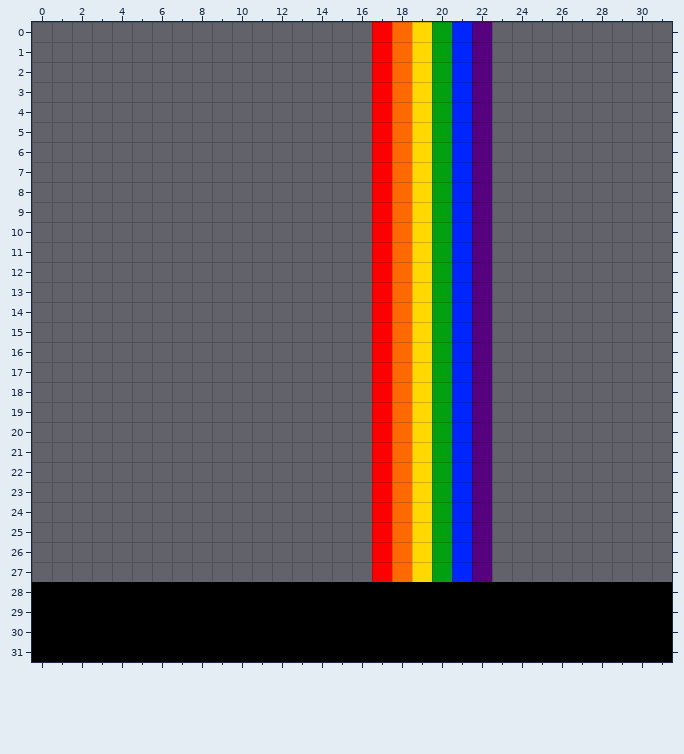
Tiled map -- Color Quest/Color Quest/assets/TileMaps/ColorWall.tmx. Above: the version before the commit.
Cells are 32x32 px. Shown: x 0..31, y 0..31.
Now the later version:
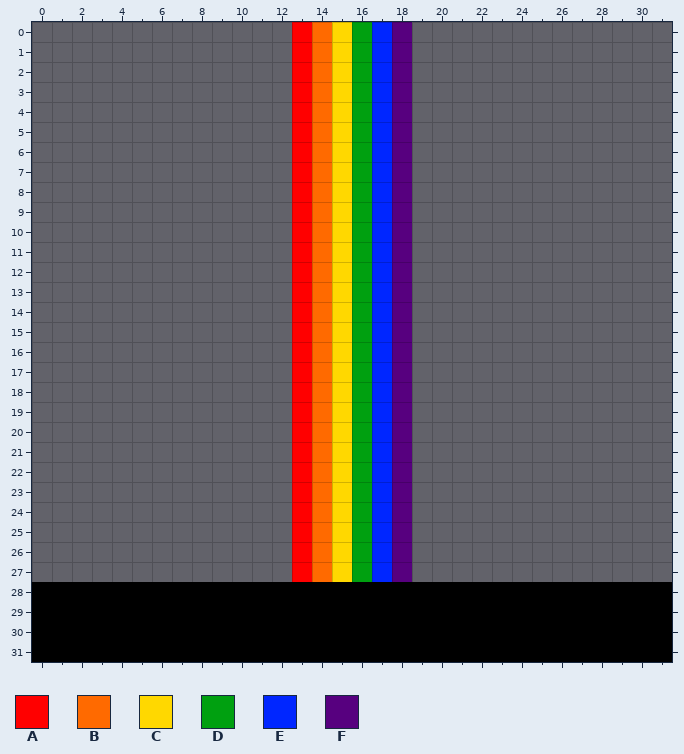
Key: from "ColorQuestTileSheet_1": A 128, B 192, C 256, D 320, E 384, F 448.
_ is an empty cell.
Tiles replaced or removed in this view: A, B, C, D, E, F.
Commit: Updated ColorWall Got the Tilemaps to work.
Changes in this commit:
Changed rows in their new state; . is an unchanged cell.
Layer "Yellow_Barrier":
first column x 15:
 0 C..._
 1 C..._
 2 C..._
 3 C..._
 4 C..._
 5 C..._
 6 C..._
 7 C..._
 8 C..._
 9 C..._
10 C..._
11 C..._
12 C..._
13 C..._
14 C..._
15 C..._
16 C..._
17 C..._
18 C..._
19 C..._
20 C..._
21 C..._
22 C..._
23 C..._
24 C..._
25 C..._
26 C..._
27 C..._
Layer "Green_Barrier":
first column x 16:
 0 D..._
 1 D..._
 2 D..._
 3 D..._
 4 D..._
 5 D..._
 6 D..._
 7 D..._
 8 D..._
 9 D..._
10 D..._
11 D..._
12 D..._
13 D..._
14 D..._
15 D..._
16 D..._
17 D..._
18 D..._
19 D..._
20 D..._
21 D..._
22 D..._
23 D..._
24 D..._
25 D..._
26 D..._
27 D..._
Layer "Blue_Barrier":
first column x 17:
 0 E..._
 1 E..._
 2 E..._
 3 E..._
 4 E..._
 5 E..._
 6 E..._
 7 E..._
 8 E..._
 9 E..._
10 E..._
11 E..._
12 E..._
13 E..._
14 E..._
15 E..._
16 E..._
17 E..._
18 E..._
19 E..._
20 E..._
21 E..._
22 E..._
23 E..._
24 E..._
25 E..._
26 E..._
27 E..._
Layer "Purple_Barrier":
first column x 18:
 0 F..._
 1 F..._
 2 F..._
 3 F..._
 4 F..._
 5 F..._
 6 F..._
 7 F..._
 8 F..._
 9 F..._
10 F..._
11 F..._
12 F..._
13 F..._
14 F..._
15 F..._
16 F..._
17 F..._
18 F..._
19 F..._
20 F..._
21 F..._
22 F..._
23 F..._
24 F..._
25 F..._
26 F..._
27 F..._
Layer "Red_Barrier":
first column x 13:
 0 A..._
 1 A..._
 2 A..._
 3 A..._
 4 A..._
 5 A..._
 6 A..._
 7 A..._
 8 A..._
 9 A..._
10 A..._
11 A..._
12 A..._
13 A..._
14 A..._
15 A..._
16 A..._
17 A..._
18 A..._
19 A..._
20 A..._
21 A..._
22 A..._
23 A..._
24 A..._
25 A..._
26 A..._
27 A..._
Layer "Orange_Barrier":
first column x 14:
 0 B..._
 1 B..._
 2 B..._
 3 B..._
 4 B..._
 5 B..._
 6 B..._
 7 B..._
 8 B..._
 9 B..._
10 B..._
11 B..._
12 B..._
13 B..._
14 B..._
15 B..._
16 B..._
17 B..._
18 B..._
19 B..._
20 B..._
21 B..._
22 B..._
23 B..._
24 B..._
25 B..._
26 B..._
27 B..._
Pixel boxes of the changes (left, top, right, bottom) in both pictures:
changed: (292, 22, 492, 582)
